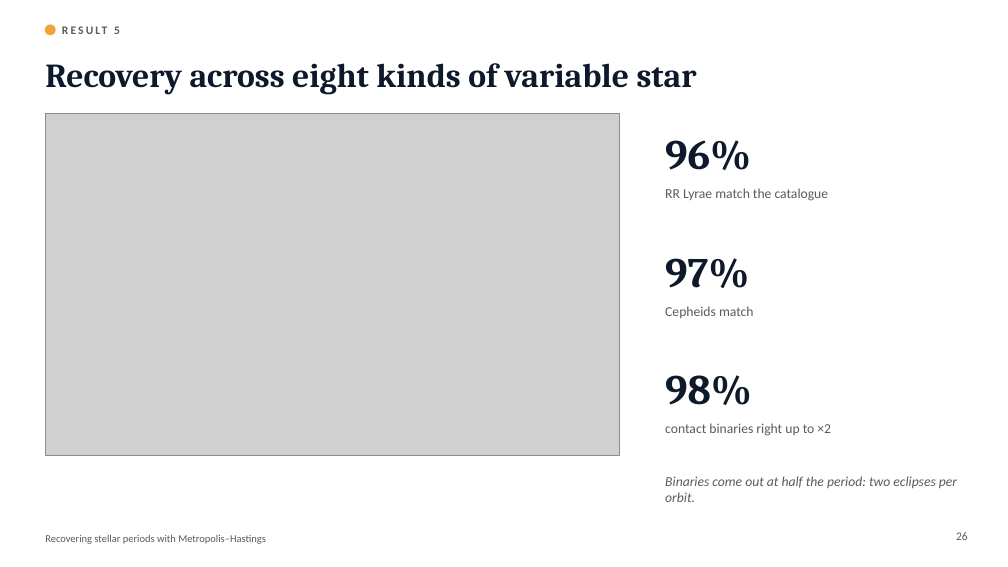
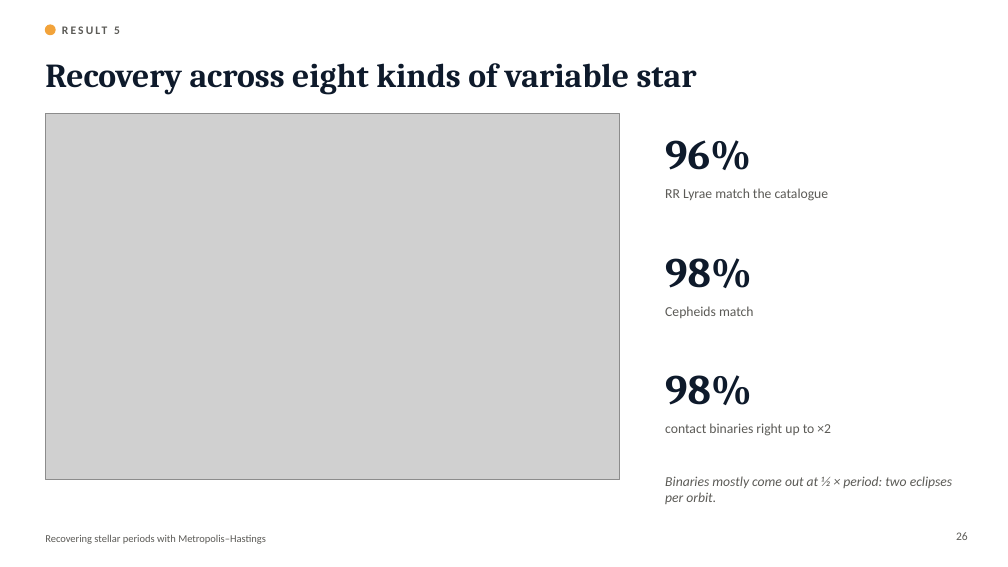
Before and after one commit to cognitogramma/StarSearch-, a slide deck: slide 26 of slides/Stellar_Periods_MH.pptx. Drawn at 1008x567 pixels with LibreOffice and Linux fonts; fonts in the diff are those of the drawing; grey boxes stand for pictures. Boxes give left, top, right and bottom in pixels: in the first picture for what was removed or moved away, otherwise in the second. Text is boxed around its words. In the diff, an @@ line names an element or a change of style, - is before the commit and + after.

```diff
--- a/slides/Stellar_Periods_MH.pptx
+++ b/slides/Stellar_Periods_MH.pptx
@@ picture: place and size @@
-picture at [45,113,620,456]
+picture at [45,113,620,479]
@@ text at [665,258,752,288]: text changed @@
-97%
+98%
@@ text at [665,476,952,504]: text changed @@
-Binaries come out at half the period: two eclipses per orbit.
+Binaries mostly come out at ½ × period: two eclipses per orbit.
```
Also in this commit, not shown: 6 other slides changed, 3 slides added, 40 other files.
